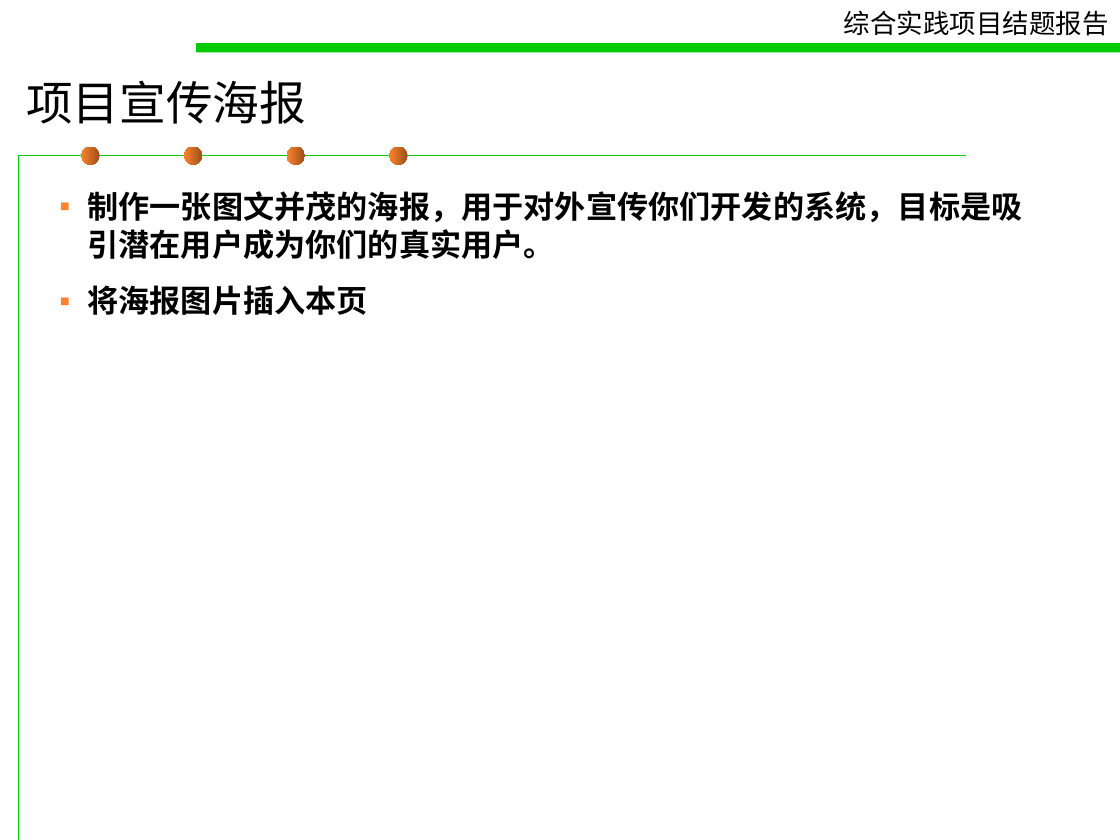
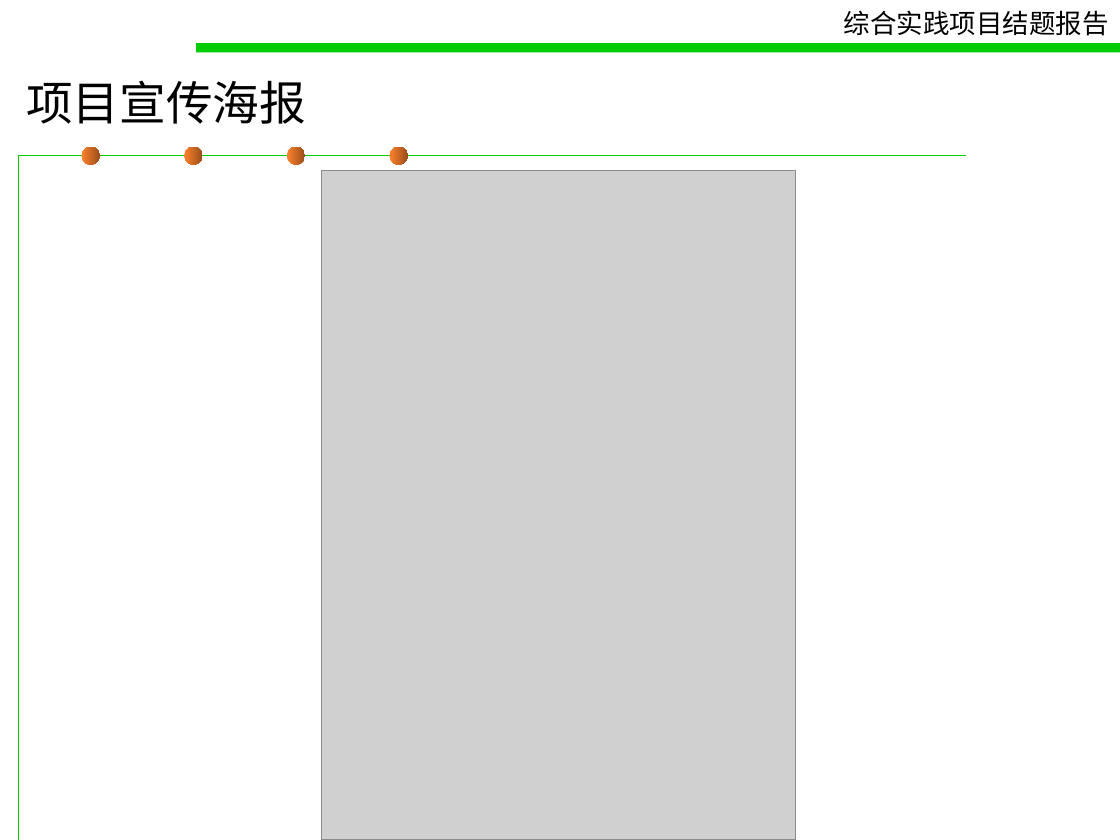
Before and after one commit to pokerG/Gmail-attachment-extension, a slide deck: slide 26 of doc/concludingreport.ppt (slide 23 before the commit). Drawn at 1120x840 pixels with LibreOffice and Linux fonts; fonts in the diff are those of the drawing; grey boxes stand for pictures. Boxes give left, top, right and bottom in pixels: in the first picture for what was removed or moved away, otherwise in the second. Text is boxed around its words. In the diff, an @@ line names an element or a change of style, - is before the commit and + after.

```diff
--- a/doc/concludingreport.ppt
+++ b/doc/concludingreport.ppt
@@ fill gradient #9B4F1B to #FF822D to gradient #FF822D to #9B4F1B in 4 elements at [82,147,100,165], [184,147,202,165], [287,147,305,165], [390,147,408,165] @@
@@ picture added at [321,170,795,840] @@
@@ text removed at [87,191,1022,315] @@
-▪ 制作一张图文并茂的海报，用于对外宣传你们开发的系统，目标是吸引潜在用户成为你们的真实用户。
-▪ 将海报图片插入本页
```
Also in this commit, not shown: 25 other slides changed, 3 slides added.
